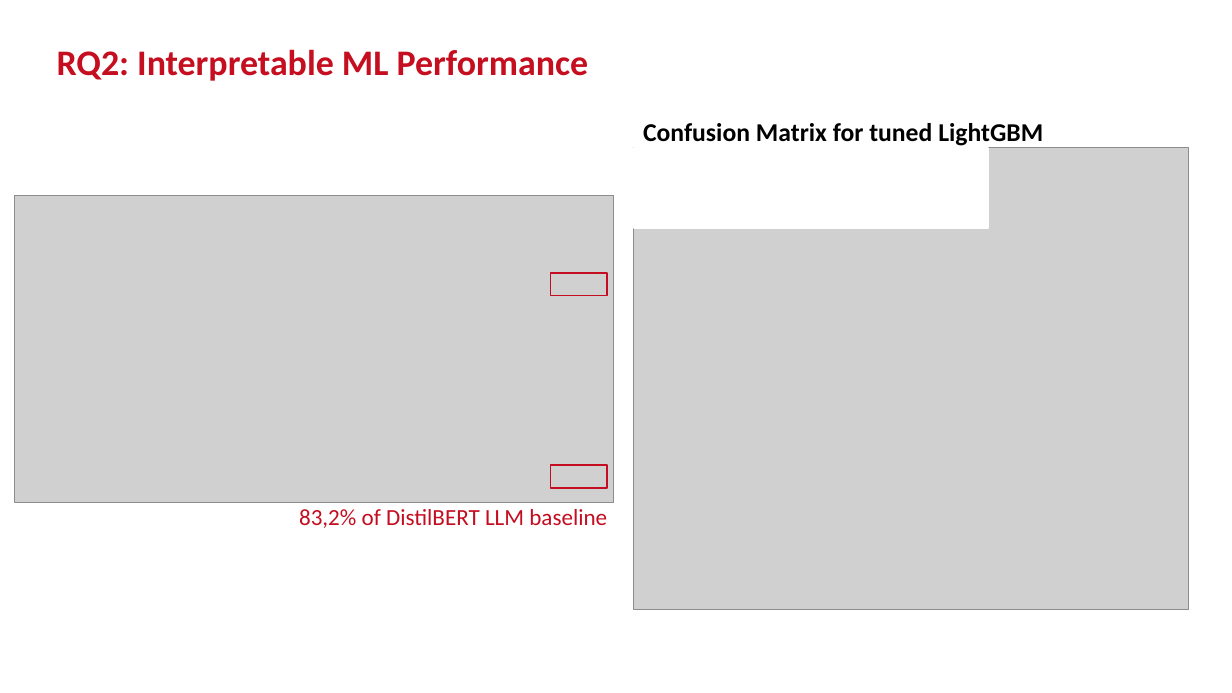
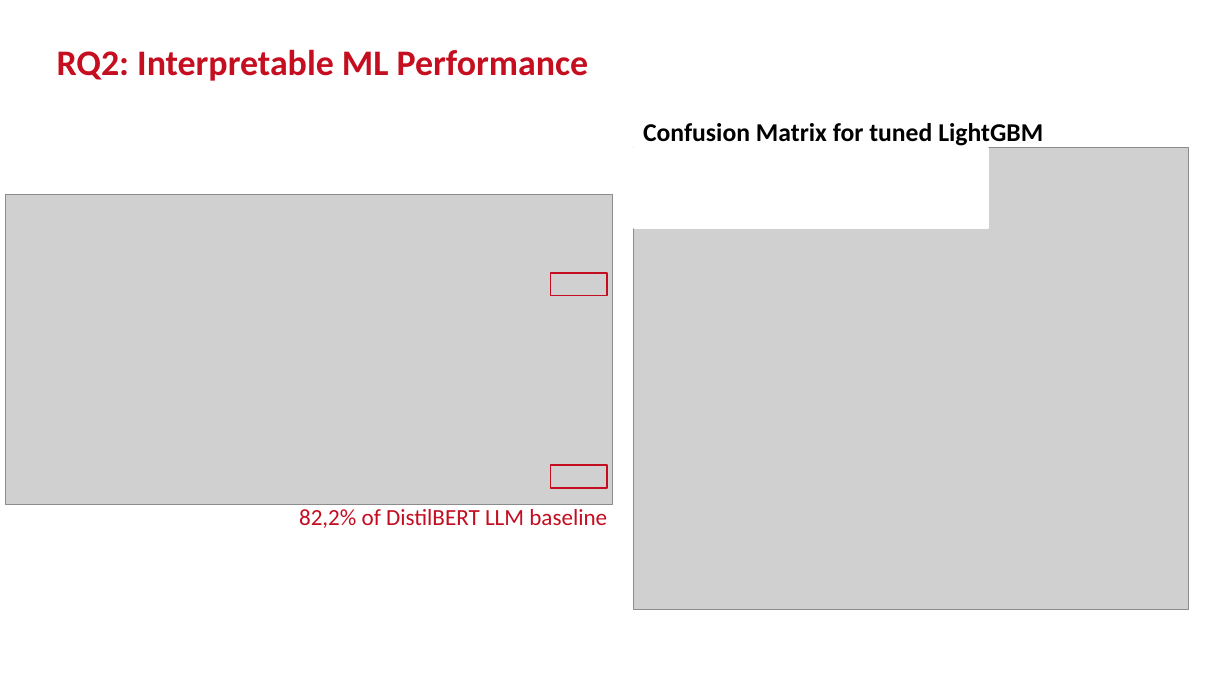
Before and after one commit to markusradke/LyricalPatterns, a slide deck: slide 17 of reports/current_presentation.pptx. Drawn at 1232x693 pixels with LibreOffice and Linux fonts; fonts in the diff are those of the drawing; grey boxes stand for pictures; background and template pictures are left out. Boxes give left, top, right and bottom in pixels: in the first picture for what was removed or moved away, otherwise in the second. Text is boxed around its words. In the diff, an @@ line names an element or a change of style, - is before the commit and + after.

Commit message:
correct file paths distilBERT

```diff
--- a/reports/current_presentation.pptx
+++ b/reports/current_presentation.pptx
@@ picture: place and size @@
-picture at box(15, 195, 614, 502)
+picture at box(6, 195, 613, 506)
@@ text at box(299, 509, 607, 528): text changed @@
-83,2% of DistilBERT LLM baseline
+82,2% of DistilBERT LLM baseline
```
Also in this commit, not shown: 1 other slide changed, 2 other files.
